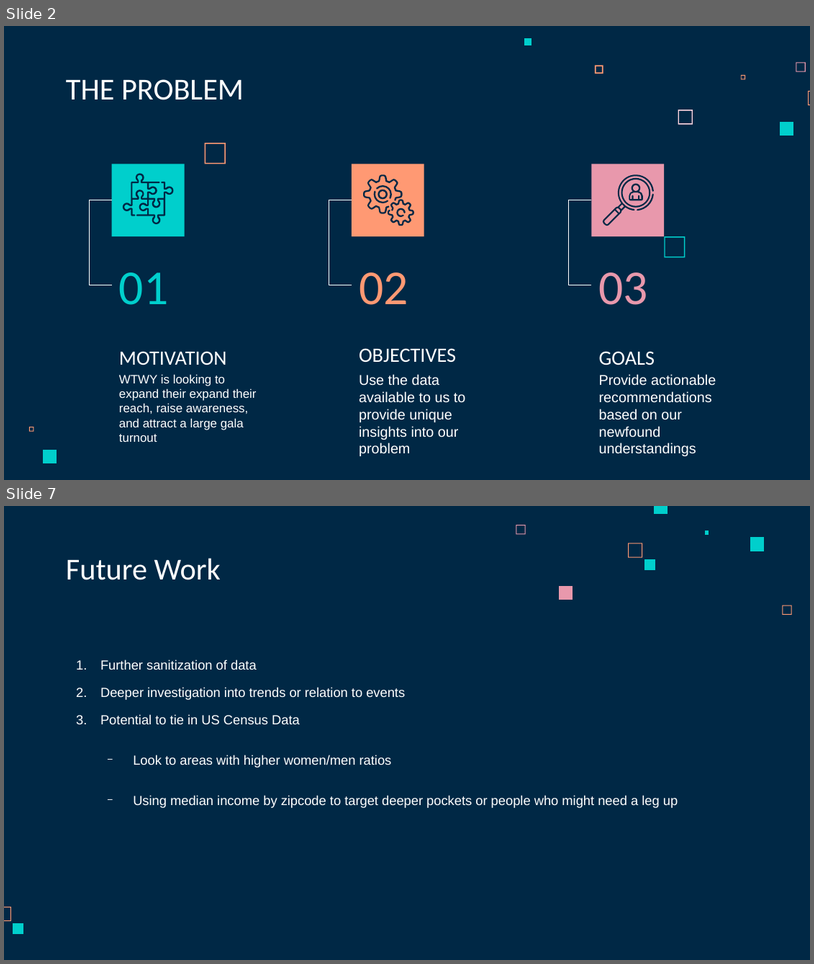
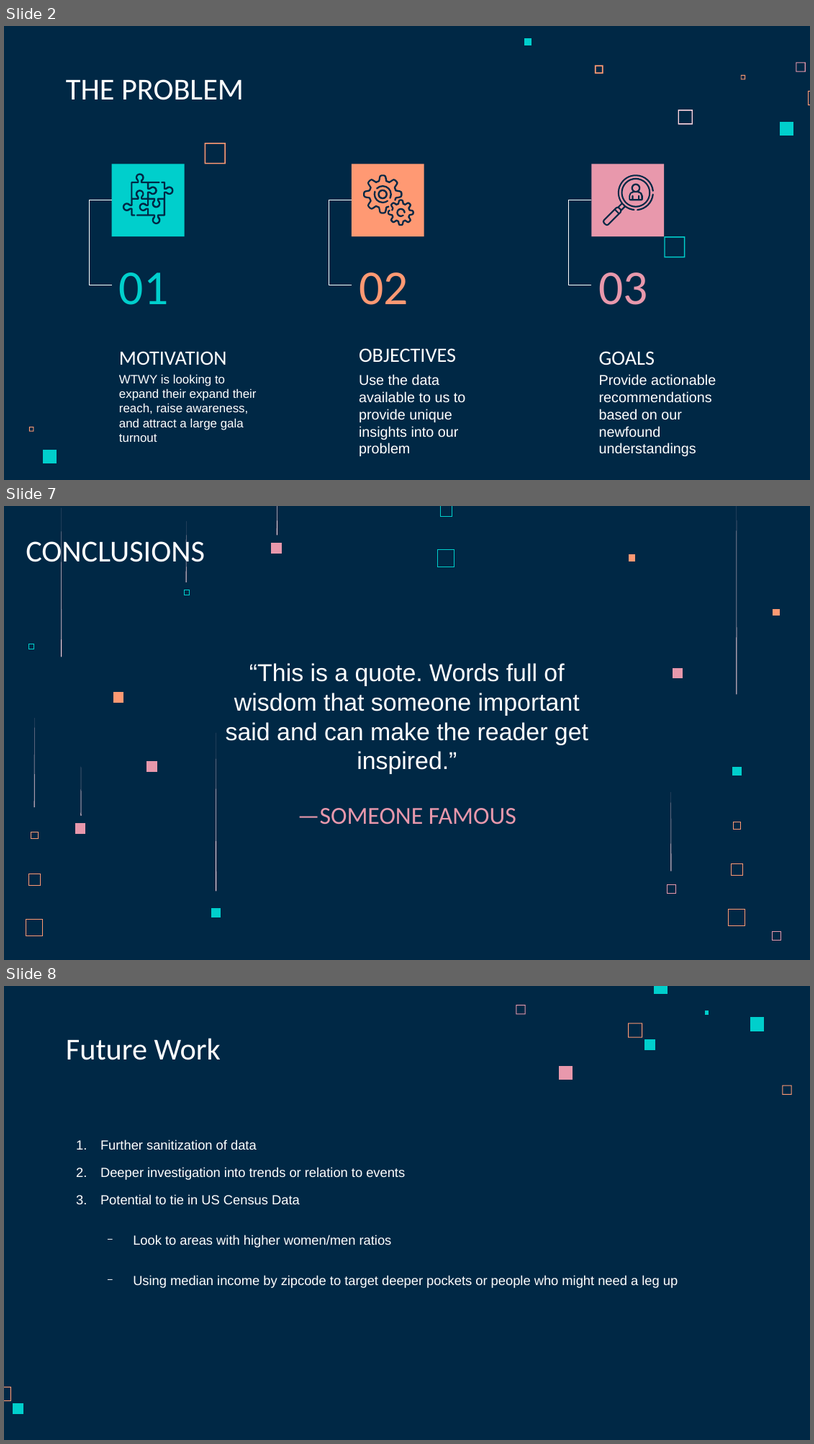
Before and after one commit to maneaterrbug/WTWY_metro_project_MR, a slide deck: deliverables/WTWY_Presentation.odp. Shown one above the other, each under a label of ours: slides 2 and 7 before the commit, slides 2, 7 and 8 after it; the slides between them are not shown. The pictures are 814x964 and 814x1444 pixels, drawn with LibreOffice and Linux fonts; fonts in the diff are those of the drawing. Boxes give left, top, right and bottom in pixels: in the first picture for what was removed or moved away, otherwise in the second. Text is boxed around its words. In the diff, an @@ line names an element or a change of style, - is before the commit and + after.

```diff
--- a/deliverables/WTWY_Presentation.odp
+++ b/deliverables/WTWY_Presentation.odp
@@ slide 7 added at (4,506,810,960), background #002845 @@
@@ freeform shape added at (61,508,62,657), fill #FFD6E1 @@
@@ freeform shape added at (186,521,187,582), fill #FFD6E1 @@
@@ freeform shape added at (277,506,278,536), fill #FFD6E1 @@
@@ freeform shape added at (441,506,453,516), outline #00CFCC 0.31 pt @@
@@ freeform shape added at (736,506,737,695), fill #FFD6E1 @@
@@ text added at (26,536,205,569), 30 pt, text #FFFFFF @@
+CONCLUSIONS
@@ freeform shape added at (271,543,282,554), fill #E898AC @@
@@ freeform shape added at (438,550,455,566), outline #00CFCC 0.45 pt @@
@@ freeform shape added at (629,554,636,561), fill #FF9973 @@
@@ freeform shape added at (184,590,189,595), outline #00CFCC 0.23 pt @@
@@ freeform shape added at (773,608,780,615), fill #FF9973 @@
@@ freeform shape added at (28,644,34,649), outline #00CFCC 0.23 pt @@
@@ subtitle added at (226,663,589,774), 24 pt, text #FFFFFF @@
+“This is a quote. Words full of wisdom that someone important said and can make the reader get inspired.”
@@ freeform shape added at (673,668,684,679), fill #E898AC @@
@@ freeform shape added at (113,692,124,703), fill #FF9973 @@
@@ group added at (26,718,43,936): 4 freeform shapes @@
@@ freeform shape added at (216,733,216,891), fill #FFD6E1 @@
@@ freeform shape added at (147,761,157,772), fill #E898AC @@
@@ freeform shape added at (81,767,82,816), fill #FFD6E1 @@
@@ freeform shape added at (733,767,741,776), fill #00CFCC @@
@@ title added at (298,808,517,824), 24 pt, text #E898AC @@
+—SOMEONE FAMOUS
@@ freeform shape added at (671,792,672,871), fill #FFD6E1 @@
@@ freeform shape added at (75,823,86,834), fill #E898AC @@
@@ freeform shape added at (733,821,741,829), outline #FF9973 0.2 pt @@
@@ freeform shape added at (731,864,743,875), outline #FF9973 0.31 pt @@
@@ freeform shape added at (667,884,676,893), outline #E898AC 0.23 pt @@
@@ freeform shape added at (212,908,221,917), fill #00CFCC @@
@@ freeform shape added at (729,909,746,926), outline #FF9973 0.45 pt @@
@@ freeform shape added at (772,931,781,940), outline #E898AC 0.23 pt @@
@@ what was slide 7 is now slide 8 @@
```
Also in this commit, not shown: 2 slides changed, 5 other slides added, 5 slides removed, 2 other files.
